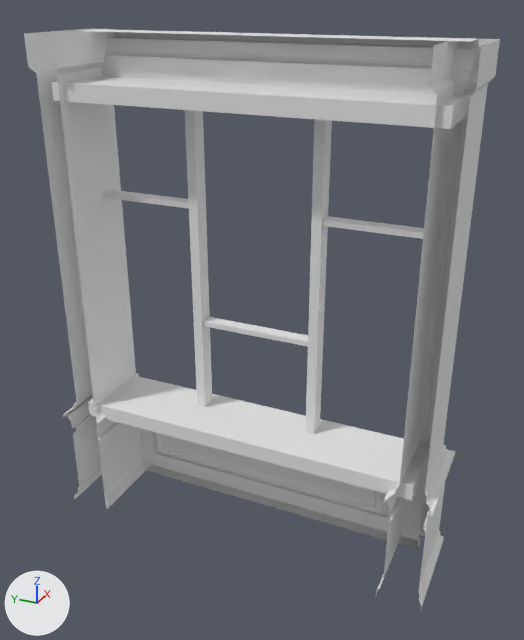
A saved change to the FBX model Assets/Meshes/Office/office_wall_window_200.fbx.
The view is the same before and after, from a 50 mm camera at (-3.42, -0.53, 3.0) aimed at (-0.15, 0.94, 1.37). Every picture has the same lights, and +X, +Y and +Z are marked at lower left. Where no turn or scale is listed for an object, it has been applied to the vertices. Vertices at the same position are counted once.

The older version as bpy lines, for what is in view:
```python
me_cube_010 = bpy.data.meshes.new('Cube.010')
me_cube_010.from_pydata(...)  # 24 vertices, 22 faces; spans x -0.36..0.04, y -1.96..0.04, z -0.22..-0.13
me_cube_015 = bpy.data.meshes.new('Cube.015')
me_cube_015.from_pydata(...)  # 24 vertices, 22 faces; spans x -0.36..0.04, y -0.04..1.96, z 0.0..0.09
# before: 0 (-0.36, -0.04, 0.09) at pixel (453, 106), 1 (-0.36, 1.96, 0.09) at pixel (51, 82), 2 (-0.36, -0.04, 0.0) at pixel (450, 129), 3 (-0.36, 1.96, 0.0) at pixel (53, 100), 8 (-0.36, -0.04, 0.04) at pixel (451, 119)
# before: 9 (-0.36, 1.96, 0.04) at pixel (52, 92), 12 (-0.36, -0.04, 0.07) at pixel (452, 112), 14 (-0.36, 1.96, 0.07) at pixel (51, 87)
me_cube_020 = bpy.data.meshes.new('Cube.020')
me_cube_020.from_pydata(...)  # a box spanning x -0.147..-0.076, y -0.086..0.557, z 1.543..1.574
me_cube_054 = bpy.data.meshes.new('Cube.054')
me_cube_054.from_pydata(...)  # 354 vertices, 332 faces; spans x -0.36..0.08, y -1.0..1.0, z 0.0..2.8
me_cube_078 = bpy.data.meshes.new('Cube.078')
me_cube_078.from_pydata(...)  # 524 vertices, 456 faces; spans x -0.46..0.13, y -0.13..2.13, z 0.0..2.8
ob_cube_039 = bpy.data.objects.new('Cube.039', me_cube_010)
ob_cube_039.location = (-0.005, 1.958, 0.833)
ob_cube_040 = bpy.data.objects.new('Cube.040', me_cube_078)
ob_cube_040.location = (0.0, 0.0, 0.0)
ob_cube_041 = bpy.data.objects.new('Cube.041', me_cube_015)
ob_cube_041.location = (-0.005, 0.043, 2.482)
ob_cube_043 = bpy.data.objects.new('Cube.043', me_cube_020)
ob_cube_043.location = (0.033, 0.761, -0.301)
ob_office_023 = bpy.data.objects.new('office.023', me_cube_054)
ob_office_023.location = (0.0, 1.0, 0.0)
# also in view: 'Cube.003' at (-0.08, 1.0, 1.61); 'Cube.042' at (-0.08, 1.0, 1.94)
```
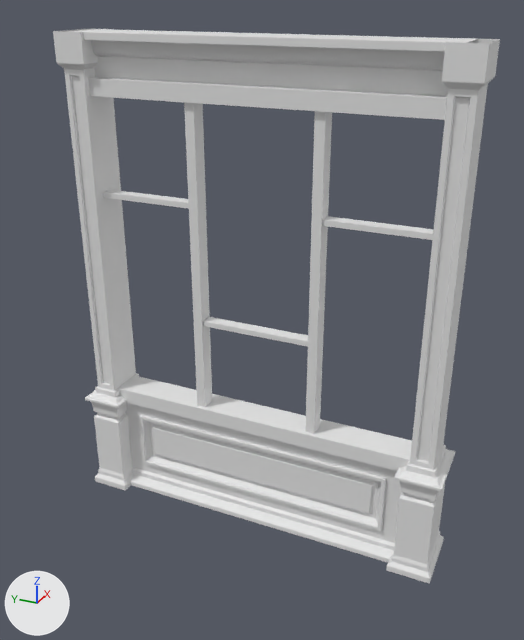
Where the newer file only moved an object's origin or applied its transform, the numbers keep the older frame.

Changed parts and their boxes (x1, y1, x2, y2) in the pictures (524 x 640 px; the box of a moved part takes in the faces that stretch with it):
```json
{"object": "Cube.040", "change": "reshaped", "before": [24, 29, 500, 609], "after": [53, 29, 500, 583], "on screen": "6% narrower"}
{"object": "office.023", "change": "reshaped", "before": [82, 29, 479, 549], "after": [69, 29, 479, 563]}
{"object": "Cube.039", "change": "mesh rescaled", "before": [88, 375, 430, 500], "after": [118, 375, 412, 471]}
{"object": "Cube.041", "change": "reshaped", "before": [51, 76, 471, 129], "after": [88, 77, 447, 120]}
{"part": 1, "of": "me_cube_054", "change": "built on", "after": [125, 403, 402, 563]}
{"part": 2, "of": "me_cube_054", "change": "built on", "before": [82, 29, 476, 42], "after": [69, 29, 476, 97]}
{"part": 3, "of": "me_cube_078", "change": "built on", "before": [375, 39, 500, 609], "after": [386, 39, 500, 583]}
{"part": 4, "of": "me_cube_078", "change": "built on", "before": [24, 29, 151, 510], "after": [53, 29, 139, 490]}
{"part": 5, "of": "me_cube_015", "change": "moved or reshaped", "before": [51, 76, 469, 129], "after": [88, 77, 447, 120]}
{"part": 6, "of": "me_cube_010", "change": "moved or reshaped", "before": [88, 381, 429, 500], "after": [118, 381, 412, 471]}
```

Scene script edits in JSON lines:
```json
{"block": "me_cube_010", "where": "me_cube_010.from_pydata(...)  # 24 vertices, 22 faces; spans x -0.36..0.04, y -1.96..0.04, z -0.22..-0.13"}
{"block": "me_cube_010", "where": "# used by ob_cube_039; location = (-0.005, 1.958, 0.833)"}
{"block": "me_cube_010", "change": "me_cube_010 part 6: the whole mesh is scaled about its middle by (0.442, 1, 1), then moved by (0.1, 0.0, 0.0)"}
{"block": "me_cube_015", "where": "me_cube_015.from_pydata(...)  # 24 vertices, 22 faces; spans x -0.36..0.04, y -0.04..1.96, z 0.0..0.09"}
{"block": "me_cube_015", "where": "# used by ob_cube_041; location = (-0.005, 0.043, 2.482)"}
{"block": "me_cube_015", "change": "me_cube_015 part 5"}
{"op": "add", "block": "me_cube_015", "code": "for i in [*range(0, 4), 8, 9, 12, 14]: me_cube_015.vertices[i].co += Vector((0.22, 0.0, 0.0))"}
{"block": "me_cube_078", "where": "# used by ob_cube_040; location = (0.0, 0.0, 0.0)"}
{"op": "remove", "block": "me_cube_078", "code": "me_cube_078.from_pydata(...)  # 524 vertices, 456 faces; spans x -0.46..0.13, y -0.13..2.13, z 0.0..2.8"}
{"op": "add", "block": "me_cube_078", "code": "me_cube_078.from_pydata(...)  # 876 vertices, 912 faces; spans x -0.24..0.13, y -0.13..2.13, z 0.0..2.8"}
{"block": "me_cube_078", "change": "me_cube_078 part 3: 86 vertices removed from x -0.46..-0.39, y -0.13..0.13, z 0.0..2.8; 262 vertices added at x -0.24..-0.06, y -0.13..0.13, z 0.0..2.8"}
{"block": "me_cube_078", "change": "me_cube_078 part 4: 86 vertices removed from x -0.46..-0.39, y 1.87..2.13, z 0.0..2.8; 262 vertices added at x -0.24..-0.06, y 1.87..2.13, z 0.0..2.8"}
{"block": "me_cube_054", "where": "# used by ob_office_023; location = (0.0, 1.0, 0.0)"}
{"op": "remove", "block": "me_cube_054", "code": "me_cube_054.from_pydata(...)  # 354 vertices, 332 faces; spans x -0.36..0.08, y -1.0..1.0, z 0.0..2.8"}
{"op": "add", "block": "me_cube_054", "code": "me_cube_054.from_pydata(...)  # 693 vertices, 664 faces; spans x -0.19..0.08, y -1.0..1.0, z 0.0..2.8"}
{"block": "me_cube_054", "change": "me_cube_054 part 1: 5 vertices removed from x -0.36, y -0.97..0.97, z 0.7; 258 vertices added at x -0.18..-0.06, y -1.0..1.0, z 0.0..0.7"}
{"block": "me_cube_054", "change": "me_cube_054 part 2: 10 vertices removed from x -0.36..-0.13, y -1.0..1.0, z 2.54..2.8; 96 vertices added at x -0.19..-0.06, y -1.0..1.0, z 2.54..2.8"}
```
